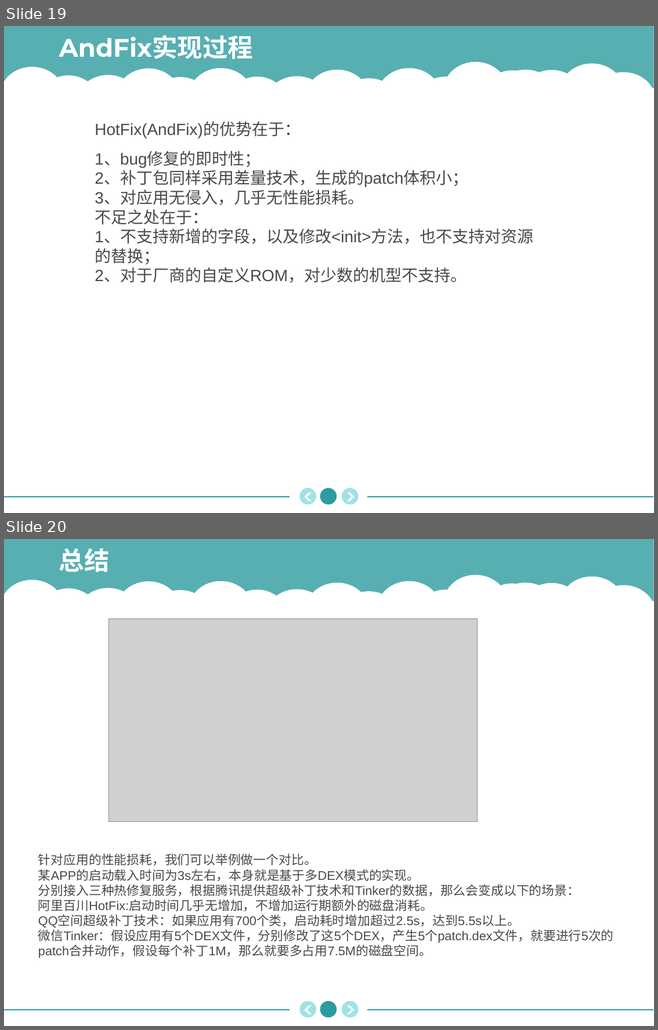
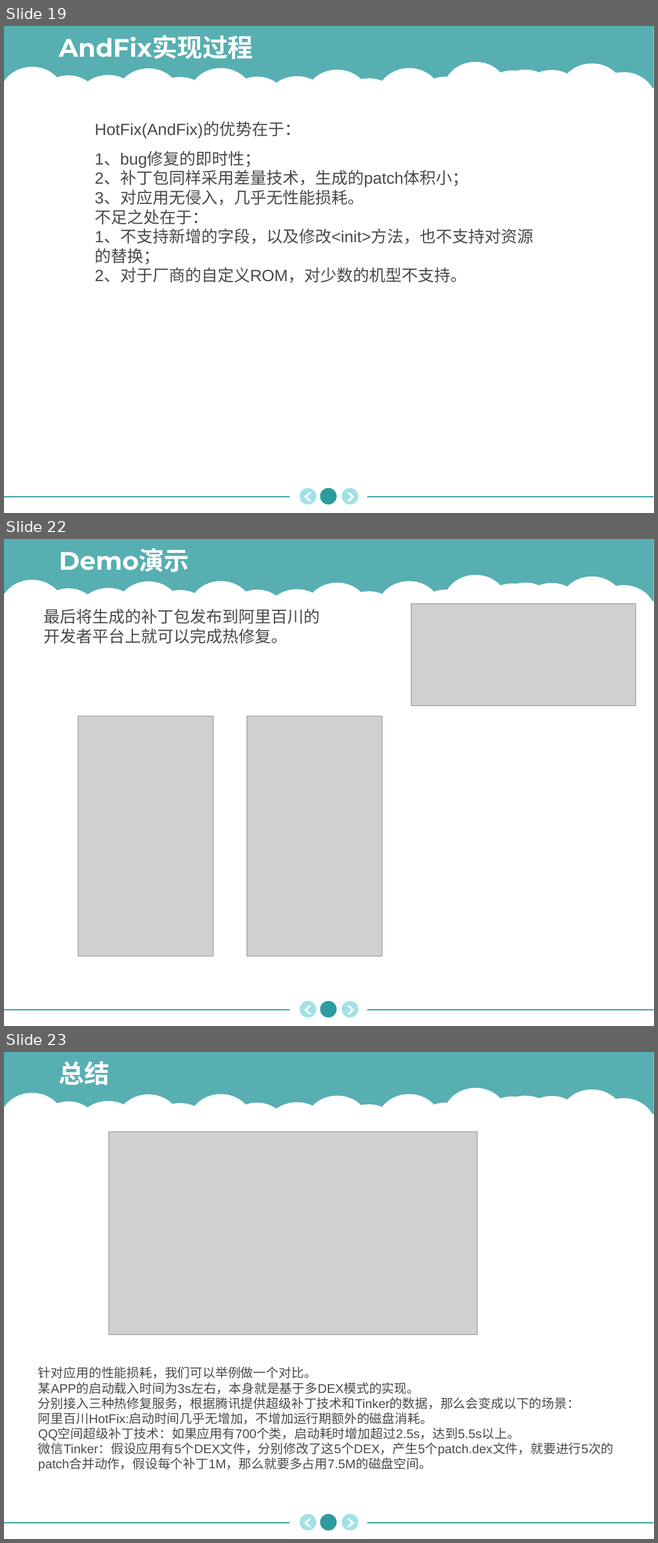
Before and after one commit to blighli/MobTech2016, a slide deck: 21651060刘康/Android热修复技术.pptx. Shown one above the other, each under a label of ours: slides 19 and 20 before the commit, slides 19, 22 and 23 after it; the slides between them are not shown. The pictures are 658x1030 and 658x1543 pixels, drawn with LibreOffice and Linux fonts; fonts in the diff are those of the drawing; grey boxes stand for pictures; background and template pictures are left out. Boxes give left, top, right and bottom in pixels: in the first picture for what was removed or moved away, otherwise in the second. Text is boxed around its words. In the diff, an @@ line names an element or a change of style, - is before the commit and + after.

```diff
--- a/21651060刘康/Android热修复技术.pptx
+++ b/21651060刘康/Android热修复技术.pptx
@@ slide 22 added at [4, 539, 654, 1026], background #FFFFFF; not listed: 29 template elements that a slide beside it also shows @@
@@ text added at [59, 548, 190, 572], 28 pt, text #FFFFFF, bold @@
+Demo演示
@@ picture added at [411, 603, 636, 706] @@
@@ text added at [43, 609, 320, 644], 18 pt, text #47494B @@
+最后将生成的补丁包发布到阿里百川的开发者平台上就可以完成热修复。
@@ picture added at [78, 716, 213, 957] @@
@@ picture added at [247, 716, 382, 957] @@
@@ what was slide 20 is now slide 23 @@
```
Also in this commit, not shown: 1 slide changed, 2 other slides added, 1 other file.
